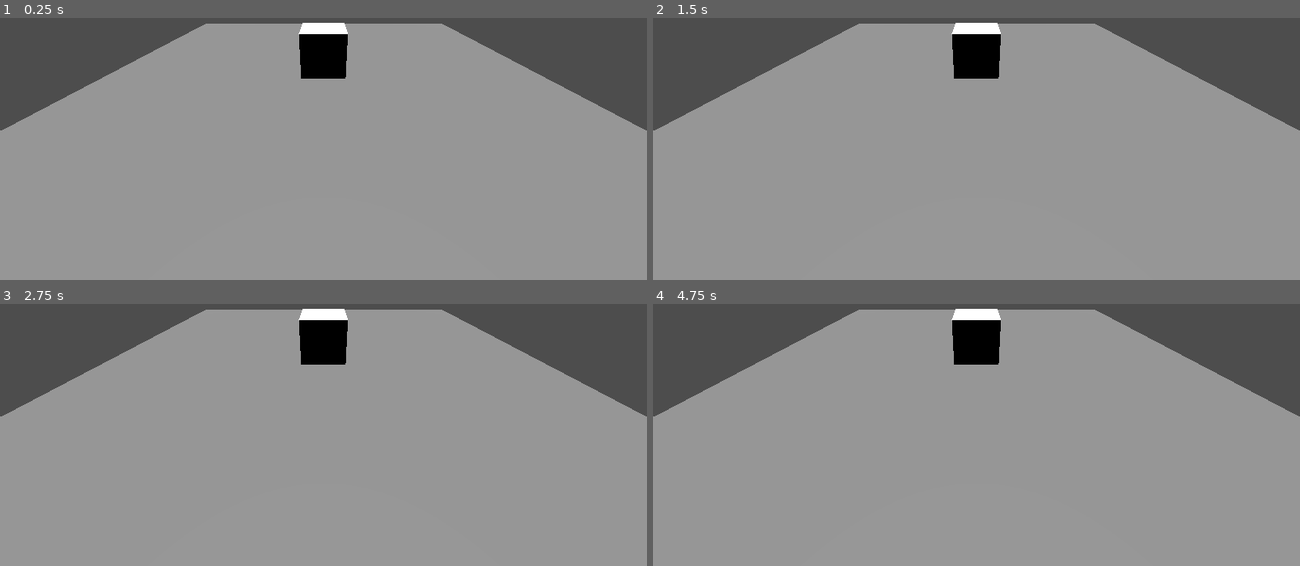
Above: before the commit, frames 1-4 (two rows, left to right).
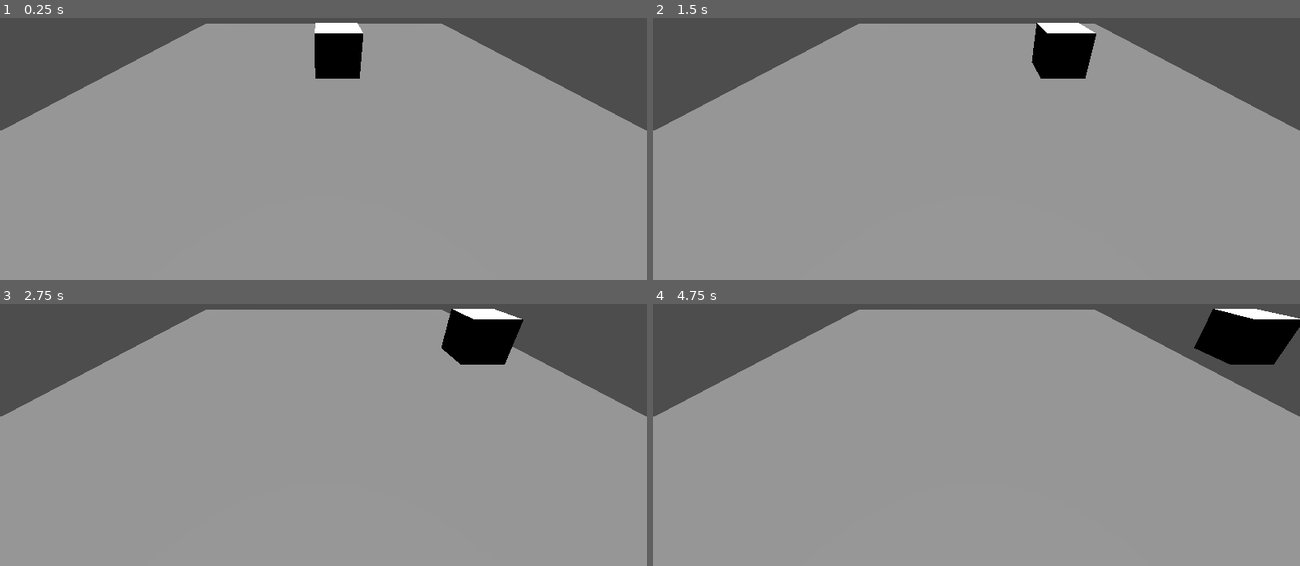
Above: after the commit, the same moments.

Repository: Rile-Cry/DungeonCrawler25
Game: Godot game, scene res://TEST_SCENES/Basic Behaviors.tscn
The game is run twice, just before and just after one commit, with the same random seed, the same clock (stepped at 60 frames per second) and the same inputs. The project has no main scene, so this scene is started directly.
Inputs (mouse positions are in pixels of both pictures, inside the frame that each line leads up to):
- Up to frame 1 (0.25 s): no input
- Up to frame 2 (1.5 s): tap Enter at 0.5 s; move the mouse to (1118, 80) at 0.52 s; hold Up (ui_up) 0.53-1.25 s; tap O at 0.6 s; click (1118, 80) at 0.67 s; drag from (847, 117) to (944, 169) at 1.27 s
- Up to frame 3 (2.75 s): move the mouse to (388, 304) at 2.02 s; hold Up (ui_up) from 2.03 s (still down); tap Shift at 2.1 s
- Up to frame 4 (4.75 s): release Up (ui_up) at 2.75 s; drag from (944, 455) to (782, 330) at 2.77 s; move the mouse to (1170, 437) at 3.52 s; hold Down (ui_down) 3.53-4.25 s; tap O at 3.6 s; drag from (782, 330) to (outside the picture) at 4.27 s

The runs differ from the first frame. In frame 1, 1.0% of the frame differs, in the area x 46-57%, y 1-24%; in frame 2, 3.4%; in frame 3, 3.7%; in frame 4, 4.2%, in the area x 46-100%, y 1-24%.

Commit message:
Bots First Steps
Made a few functions and movement code snippets in the BOTs AI routines (aka beehave tree)

Diff:
--- a/TEST_SCENES/Basic Behaviors.tscn
+++ b/TEST_SCENES/Basic Behaviors.tscn
@@ -5,6 +5,7 @@
 [sub_resource type="PhysicsMaterial" id="PhysicsMaterial_m74h1"]
 
 [sub_resource type="PhysicsMaterial" id="PhysicsMaterial_8jqo6"]
+absorbent = true
 
 [sub_resource type="WorldBoundaryShape3D" id="WorldBoundaryShape3D_8jqo6"]
 
--- a/TEST_SCENES/advance.gd
+++ b/TEST_SCENES/advance.gd
@@ -1,5 +1,5 @@
 extends ActionLeaf
 
 func tick(actor,blackboard) -> int :
-	#actor.step_forward()
+	actor.advance()
 	return SUCCESS
--- a/TEST_SCENES/bot.gd
+++ b/TEST_SCENES/bot.gd
@@ -5,13 +5,13 @@
 @export var ray_box:Node3D
 var rays : Array[RayCast3D]
 
-
 func _ready() -> void:
 
 	## Rays
 	# 0 = Front, 1 = Right, 2 = Back, 3 = Left
 	for r in ray_box.get_children():
 		rays.append(r)
+
 
 func get_pos() -> Vector3:
 	return self.position
@@ -21,5 +21,14 @@
 		return true
 	return false
 
-func get_delta() -> float :
-	return get_process_delta_time()
+func advance() -> void:
+
+	self.set_physics_process(false)
+	var move_to : Vector3 = self.position + (Vector3.FORWARD)
+	tween_translate(move_to)
+
+func tween_translate(new_pos:Vector3) -> void:
+	var tween = get_tree().create_tween().bind_node(self).set_trans(Tween.TRANS_QUAD).set_ease(Tween.EASE_OUT_IN)
+	tween.tween_property(self,"position",new_pos,3)
+	await tween.finished
+	pass
--- a/TEST_SCENES/bot.tscn
+++ b/TEST_SCENES/bot.tscn
@@ -1,12 +1,13 @@
-[gd_scene load_steps=12 format=3 uid="uid://d1xg47mwvifgq"]
+[gd_scene load_steps=13 format=3 uid="uid://d1xg47mwvifgq"]
 
 [ext_resource type="Script" uid="uid://cqgodvllic4t4" path="res://TEST_SCENES/bot.gd" id="1_lckyo"]
 [ext_resource type="Script" uid="uid://dlv1p0py4ns6r" path="res://addons/beehave/nodes/beehave_tree.gd" id="1_vb233"]
-[ext_resource type="Script" uid="uid://cbrc0485abmbt" path="res://addons/beehave/nodes/composites/simple_parallel.gd" id="3_tgl1r"]
 [ext_resource type="Script" uid="uid://d0ygkruu1ks2i" path="res://addons/beehave/nodes/composites/sequence.gd" id="4_8bj0o"]
 [ext_resource type="Script" uid="uid://kxocmynflx4m" path="res://TEST_SCENES/wall_check.gd" id="4_8tawa"]
 [ext_resource type="Script" uid="uid://be5sn77trq4fc" path="res://addons/beehave/nodes/leaves/action.gd" id="4_n6ybn"]
 [ext_resource type="Script" uid="uid://dyoi70t5iwbve" path="res://TEST_SCENES/advance.gd" id="4_tgl1r"]
+[ext_resource type="Script" uid="uid://dtiri2elww666" path="res://addons/beehave/nodes/composites/selector_random.gd" id="5_n6ybn"]
+[ext_resource type="Script" uid="uid://ryxw8csr1ghq" path="res://TEST_SCENES/turn_left.gd" id="6_tgl1r"]
 
 [sub_resource type="StandardMaterial3D" id="StandardMaterial3D_lckyo"]
 
@@ -39,29 +40,33 @@
 actor = NodePath("..")
 metadata/_custom_type_script = "uid://dlv1p0py4ns6r"
 
-[node name="ParallelSelector" type="Node" parent="BeehaveTree"]
-script = ExtResource("3_tgl1r")
-metadata/_custom_type_script = "uid://cbrc0485abmbt"
-
-[node name="Idle" type="Node" parent="BeehaveTree/ParallelSelector"]
-script = ExtResource("4_n6ybn")
-metadata/_custom_type_script = "uid://be5sn77trq4fc"
-
-[node name="Move" type="Node" parent="BeehaveTree/ParallelSelector"]
+[node name="Move" type="Node" parent="BeehaveTree"]
 script = ExtResource("4_8bj0o")
 metadata/_custom_type_script = "uid://d0ygkruu1ks2i"
 
-[node name="Advance" type="Node" parent="BeehaveTree/ParallelSelector/Move"]
+[node name="CheckFront" type="Node" parent="BeehaveTree/Move"]
+script = ExtResource("4_8bj0o")
+metadata/_custom_type_script = "uid://d0ygkruu1ks2i"
+
+[node name="WallCheck" type="Node" parent="BeehaveTree/Move/CheckFront"]
+script = ExtResource("4_8tawa")
+metadata/_custom_type_script = "uid://b304hy13pl4vr"
+
+[node name="SelectorRandomComposite" type="Node" parent="BeehaveTree/Move/CheckFront"]
+script = ExtResource("5_n6ybn")
+metadata/_custom_type_script = "uid://dtiri2elww666"
+
+[node name="TurnLeft" type="Node" parent="BeehaveTree/Move/CheckFront/SelectorRandomComposite"]
+script = ExtResource("6_tgl1r")
+metadata/_custom_type_script = "uid://be5sn77trq4fc"
+
+[node name="Advance" type="Node" parent="BeehaveTree/Move"]
 script = ExtResource("4_tgl1r")
 metadata/_custom_type_script = "uid://be5sn77trq4fc"
 
-[node name="WallCheckSequence" type="Node" parent="BeehaveTree/ParallelSelector/Move"]
-script = ExtResource("4_8bj0o")
-metadata/_custom_type_script = "uid://d0ygkruu1ks2i"
-
-[node name="WallCheck" type="Node" parent="BeehaveTree/ParallelSelector/Move/WallCheckSequence"]
-script = ExtResource("4_8tawa")
-metadata/_custom_type_script = "uid://b304hy13pl4vr"
+[node name="Idle" type="Node" parent="BeehaveTree/Move"]
+script = ExtResource("4_n6ybn")
+metadata/_custom_type_script = "uid://be5sn77trq4fc"
 
 [node name="RayDar" type="Node3D" parent="."]
 
--- /dev/null
+++ b/TEST_SCENES/turn_left.gd
@@ -0,0 +1,5 @@
+extends ActionLeaf
+
+func tick(actor,blackboard)->int:
+	#actor.turn(Vector3.LEFT)
+	return SUCCESS
Not shown, added: TEST_SCENES/turn_left.gd.uid
